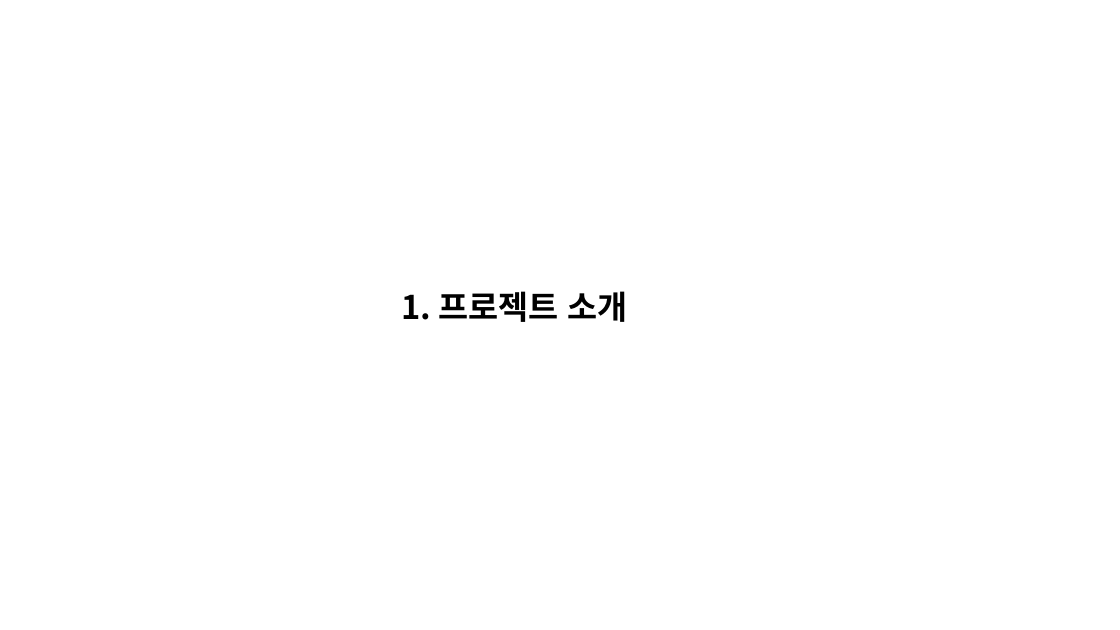
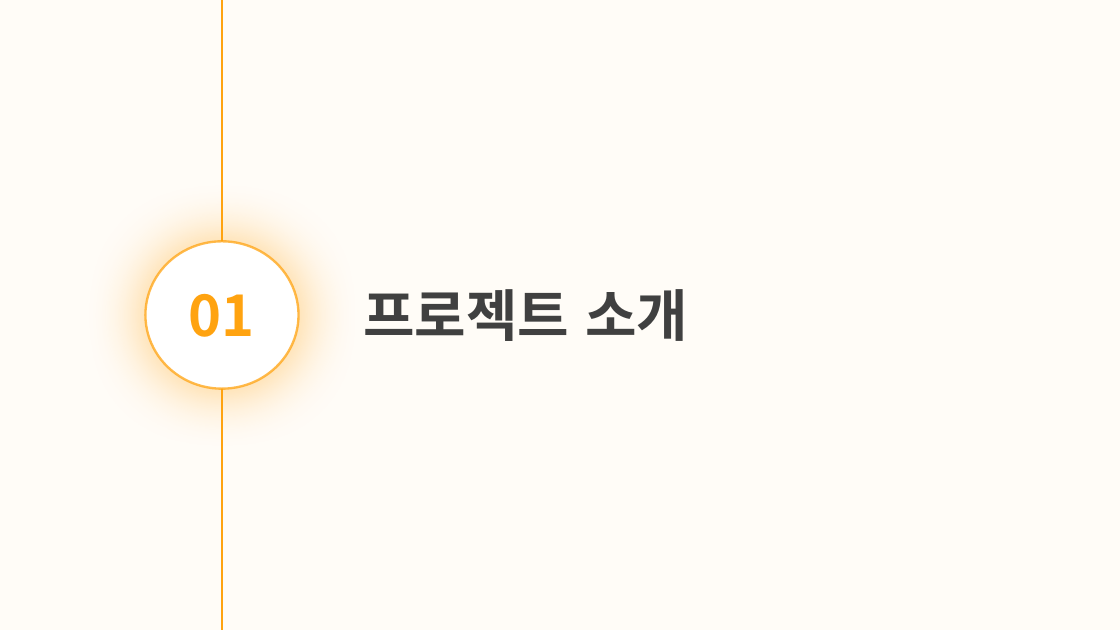
Before and after one commit to daseullll/HappyHouse, a slide deck: slide 3 of happyhouse_광주4반.pptx (slide 4 before the commit). Drawn at 1120x630 pixels with LibreOffice and Linux fonts; fonts in the diff are those of the drawing. Boxes give left, top, right and bottom in pixels: in the first picture for what was removed or moved away, otherwise in the second. Text is boxed around its words. In the diff, an @@ line names an element or a change of style, - is before the commit and + after.

```diff
--- a/happyhouse_광주4반.pptx
+++ b/happyhouse_광주4반.pptx
@@ background #FFFFFF to #FFFCF7 @@
@@ line added from (222, 630) to (222, 0), #FFA310 2 pt @@
@@ ellipse added at box(145, 241, 298, 388), fill #FFFFFF, outline #FFA310 2 pt @@
@@ text added at box(188, 293, 254, 337), 48 pt, text #FFA310, bold @@
+01
@@ text at box(364, 289, 688, 341): text changed; size 28 to 48 pt; text colour #000000 to #404040 @@
-1. 프로젝트 소개
+프로젝트 소개
```
Also in this commit, not shown: 8 other slides changed, 7 slides added, 4 slides removed, 8 other files.
